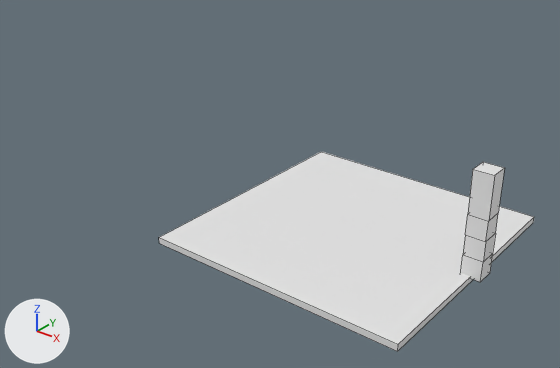
One commit to the Blender file Models/Factory Kit/Factory Interior/FI-005 Walkways Fenced.blend: the scene before it, then after it.
Before and after are seen from a camera (50 mm lens) standing at (3.75, -3.28, 2.83) and looking at (0.85, 0.33, 0.59). Lighting does not change. The marker at lower left points along +X, +Y and +Z. Mesh edges are drawn as thin lines.

The scene before the commit, as lines of its bpy script (objects in view):
```python
me_cube = bpy.data.meshes.new('Cube')
me_cube.from_pydata(...)  # 20 vertices, 18 faces; spans x -1.0..1.0, y -1.0..1.0, z -1.0..1.55
me_cube_001 = bpy.data.meshes.new('Cube.001')
me_cube_001.from_pydata(...)  # a box spanning x 0.0..2.0, y 0.0..2.0, z -1.0..1.0
ob_cube = bpy.data.objects.new('Cube', me_cube)
ob_cube.location = (2.0, 1.0, 0.317)
ob_cube.scale = (0.0728, 0.0728, 0.305)
ob_floor = bpy.data.objects.new('Floor', me_cube_001)
ob_floor.location = (0.0, 0.0, 0.0)
ob_floor.scale = (1.0, 1.0, 0.025)
```
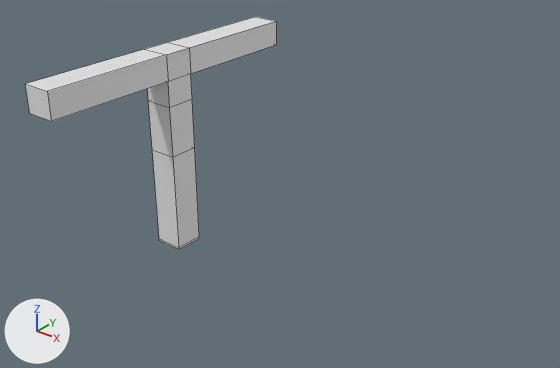
Patch to the scene script:
```diff
--- a/Models/Factory Kit/Factory Interior/FI-005 Walkways Fenced.blend.py
+++ b/Models/Factory Kit/Factory Interior/FI-005 Walkways Fenced.blend.py
@@ me_cube @@
 # used by ob_cube; location = (2.0, 1.0, 0.317); scale = (0.0728, 0.0728, 0.305)
-me_cube.from_pydata(...)  # 20 vertices, 18 faces; spans x -1.0..1.0, y -1.0..1.0, z -1.0..1.55
+me_cube.from_pydata(...)  # 44 vertices, 42 faces; spans x 0.0..2.0, y -8.79..10.79, z 0.0..2.0
+# me_cube part 1: the whole mesh is rebuilt
@@ ob_floor @@
-ob_floor = bpy.data.objects.new('Floor', me_cube_001)
-ob_floor.location = (0.0, 0.0, 0.0)
-ob_floor.scale = (1.0, 1.0, 0.025)
@@ ob_cube @@
 ob_cube = bpy.data.objects.new('Cube', me_cube)
-ob_cube.location = (2.0, 1.0, 0.317)
-ob_cube.scale = (0.0728, 0.0728, 0.305)
+ob_cube.location = (0.0, 0.0, 0.0)
+ob_cube.scale = (0.102, 0.102, 0.711)
```

What differs and where, as boxes (x1, y1, x2, y2) in the pictures (560 x 368 px):
'Floor', deleted: before (159, 152, 534, 351)
'Cube', reshaped, moved, rescaled (460% wider, 93% taller): before (461, 162, 505, 282); after (25, 17, 276, 249)
